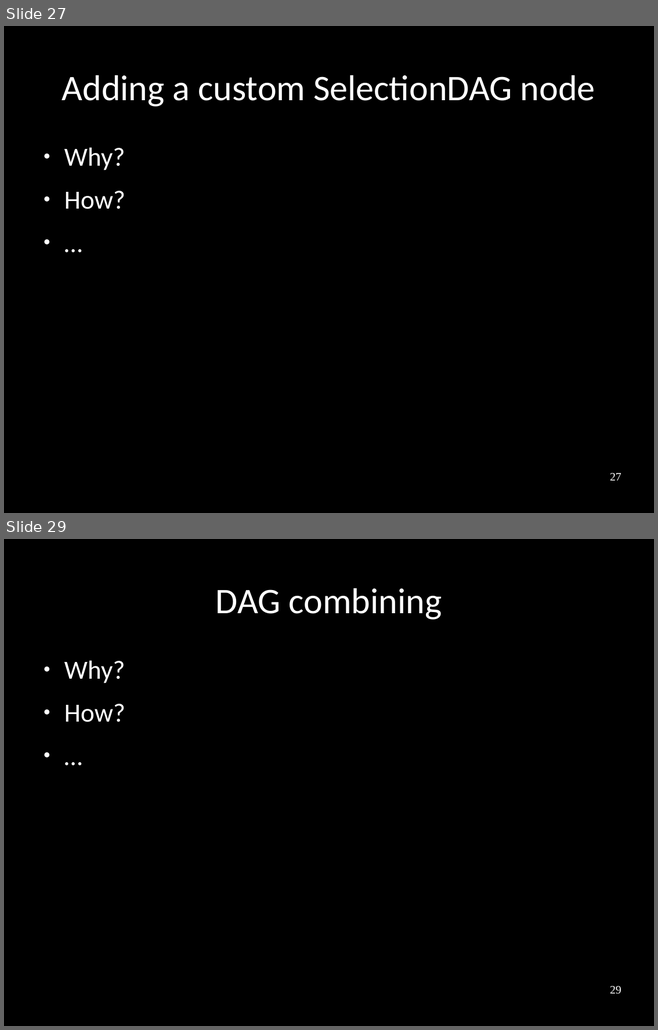
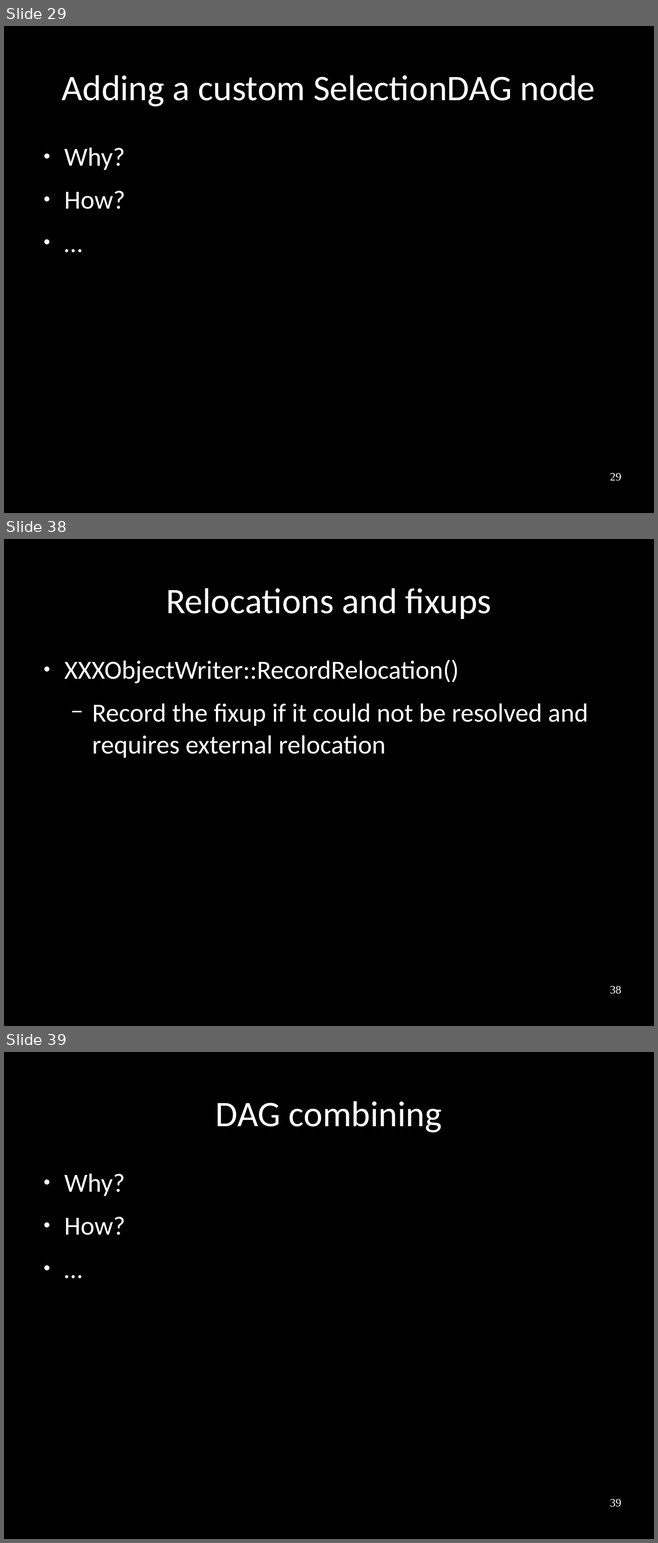
Before and after one commit to frasercrmck/llvm-leg, a slide deck: docs/Codeplay/Slides.odp. Shown one above the other, each under a label of ours: slides 27 and 29 before the commit, slides 29, 38 and 39 after it; the slides between them are not shown. The pictures are 658x1030 and 658x1543 pixels, drawn with LibreOffice and Linux fonts; fonts in the diff are those of the drawing. Boxes give left, top, right and bottom in pixels: in the first picture for what was removed or moved away, otherwise in the second. Text is boxed around its words. In the diff, an @@ line names an element or a change of style, - is before the commit and + after.

```diff
--- a/docs/Codeplay/Slides.odp
+++ b/docs/Codeplay/Slides.odp
@@ slide 38 added at [4,539,654,1026], background #000000 @@
@@ title added at [166,588,491,619], 44 pt, text #FFFFFF @@
+Relocations and fixups
@@ text added at [64,660,587,758], 32 pt, text #FFFFFF @@
+● XXXObjectWriter::RecordRelocation()
+  − Record the fixup if it could not be resolved and requires external relocation
@@ page number added at [610,986,621,994], 14 pt, text #FFFFFF @@
+38
@@ what was slide 27 is now slide 29 @@
@@ page number at [610,473,621,481]: text changed @@
-27
+29
@@ what was slide 29 is now slide 39 @@
@@ page number at [610,1499,621,1507]: text changed @@
-29
+39
```
Also in this commit, not shown: 4 slides changed, 9 other slides added.
